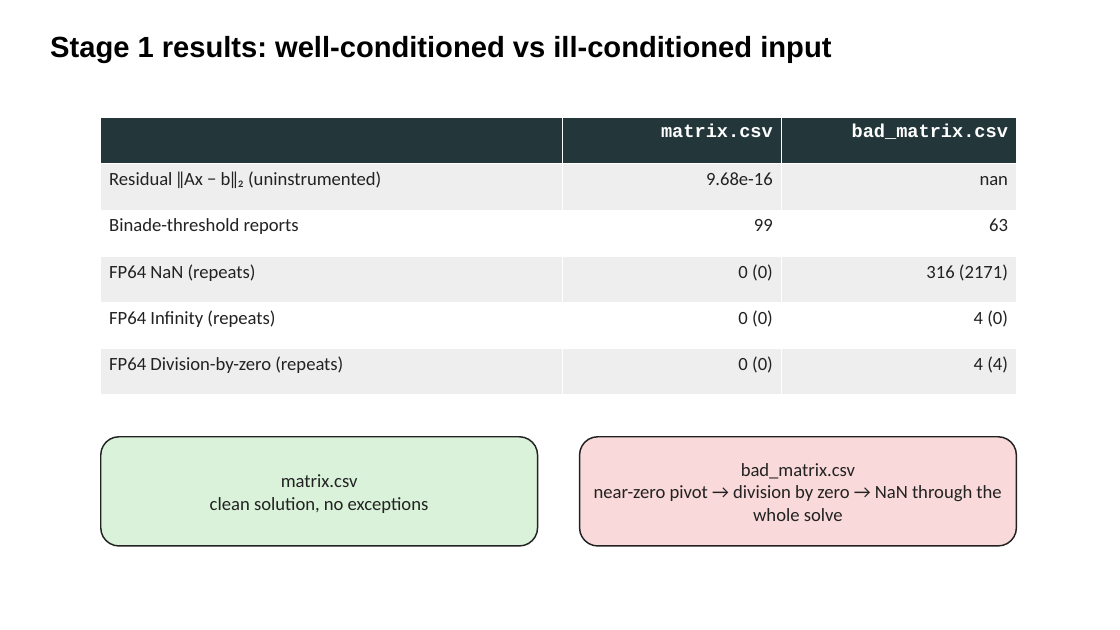
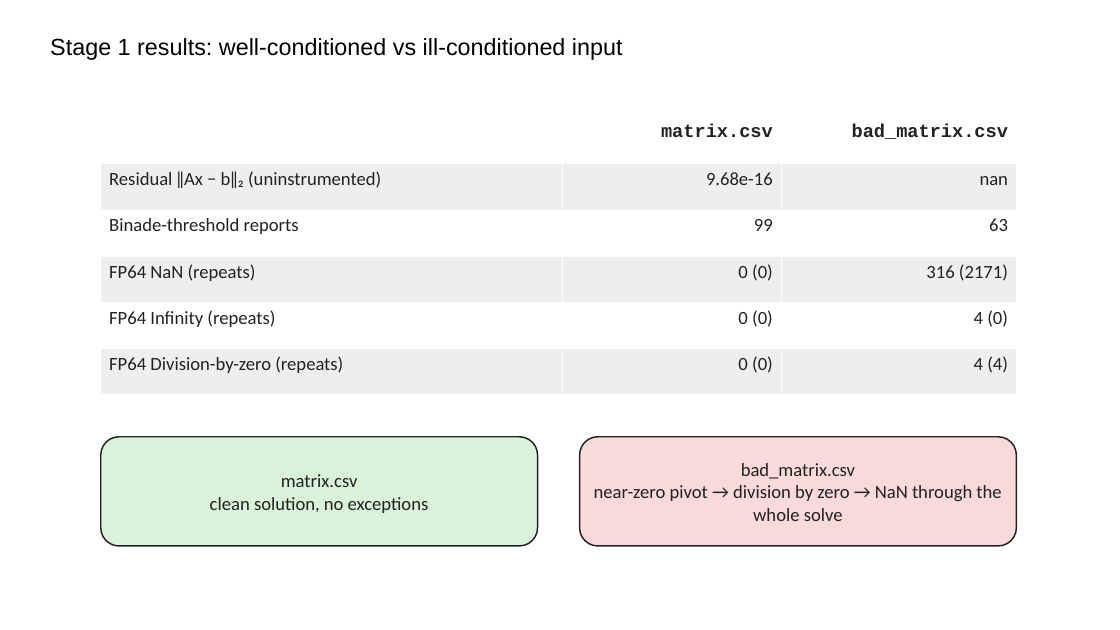
Before and after one commit to parfloat/SC26-Tutorial, a slide deck: slide 7 of lu_solve_gpu/LU_Slides.pptx. Drawn at 1120x630 pixels with LibreOffice and Linux fonts; fonts in the diff are those of the drawing. Boxes give left, top, right and bottom in pixels: in the first picture for what was removed or moved away, otherwise in the second. Text is boxed around its words. In the diff, an @@ line names an element or a change of style, - is before the commit and + after.

```diff
--- a/lu_solve_gpu/LU_Slides.pptx
+++ b/lu_solve_gpu/LU_Slides.pptx
@@ text "Stage 1 results: well-conditioned vs ..." at (50, 38, 623, 60): size 25 to 20 pt, bold off @@
@@ table at (101, 118, 1017, 395) @@
@@ fill #23373B to #FFFFFF in row 1 @@
@@ text colour #FFFFFF to #222222 in "matrix.csv", "bad_matrix.csv" @@
```
Also in this commit, not shown: 16 other slides changed, 3 other files.
